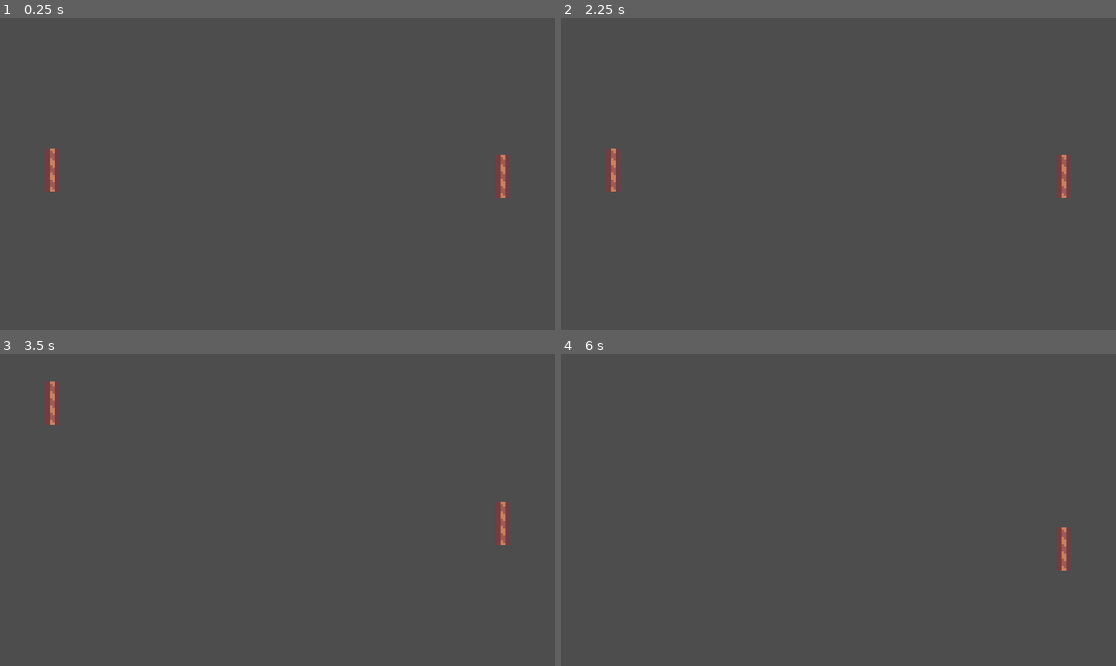
Above: before the commit, frames 1-4 (two rows, left to right).
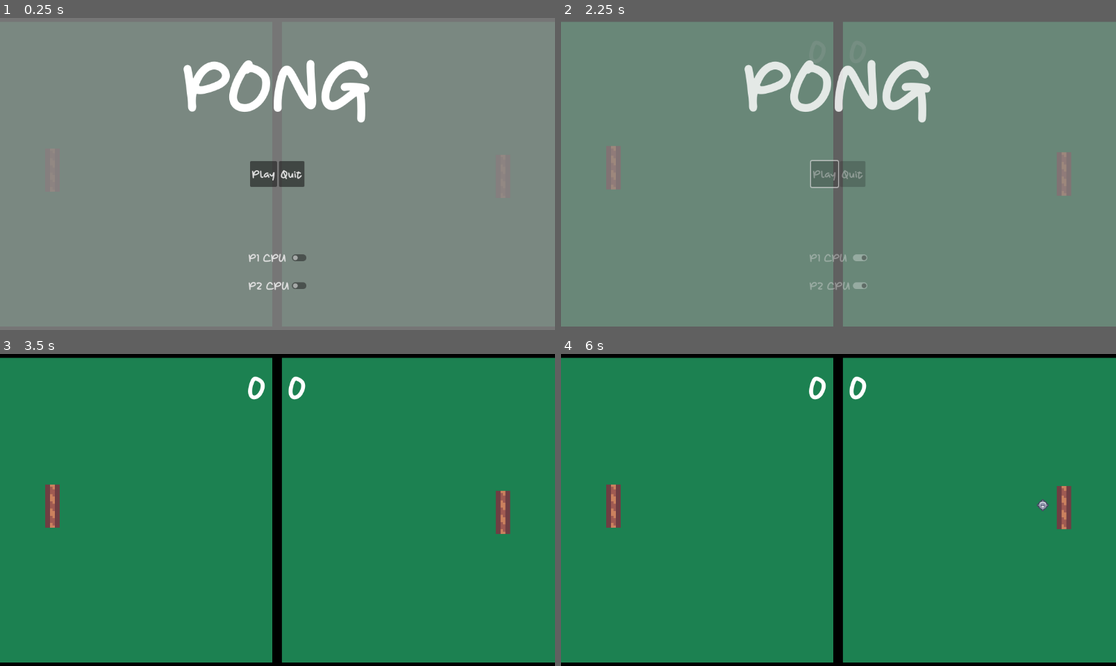
Above: after the commit, the same moments.

Repository: ConradBohm/PongGame
Game: Godot game, scene res://scenes/level/level.tscn
Same seed, same stepped clock (60 frames per second), same inputs: the game is played once before the commit and once after it.
Inputs (mouse positions are in pixels of both pictures, inside the frame that each line leads up to):
- Up to frame 1 (0.25 s): no input
- Up to frame 2 (2.25 s): click (838, 258) at 0.5 s, where only the run after the commit has a clickable "P1 CPU"; click (838, 286) at 1.25 s, where only the run after the commit has a clickable "P2 CPU"; click (821, 174) at 2 s, where only the run after the commit has a clickable "Play"
- Up to frame 3 (3.5 s): tap Enter at 2.75 s; move the mouse to (399, 494) at 2.77 s; hold W (up_p1) from 2.78 s (still down); tap Down (down_p2) at 2.85 s; click (399, 494) at 2.92 s
- Up to frame 4 (6 s): release W (up_p1) at 3.5 s; drag from (727, 525) to (810, 572) at 3.52 s; move the mouse to (894, 441) at 4.27 s; hold W (up_p1) 4.28-5 s; tap O at 4.35 s; tap Down (down_p2) at 4.55, 5.85 s; drag from (810, 572) to (672, 463) at 5.02 s; move the mouse to (1005, 556) at 5.77 s; hold S (down_p1) from 5.78 s (still down)

The runs differ from the first frame. In frame 1, 99% of the frame differs, in the area x 0-100%, y 0-100%; in frame 2, 96%; in frame 3, 100%; in frame 4, 100%.

Commit message:
finished up

Diff:
--- /dev/null
+++ b/globals/globals.gd
@@ -0,0 +1,21 @@
+extends Node
+
+signal update_scores
+
+var player1_score : int = 0:
+	set(value):
+		player1_score = value
+		update_scores.emit()
+
+var player2_score : int = 0:
+	set(value):
+		player2_score = value
+		update_scores.emit()
+
+var ball_location : Vector2:
+	set(value):
+		ball_location = value
+
+var ball_exists : bool = false:
+	set(value):
+		ball_exists = value
--- a/project.godot
+++ b/project.godot
@@ -14,6 +14,18 @@
 run/main_scene="res://scenes/level/level.tscn"
 config/features=PackedStringArray("4.1", "Mobile")
 config/icon="res://icon.svg"
+
+[autoload]
+
+Globals="*res://globals/globals.gd"
+
+[dotnet]
+
+project/assembly_name="PongGame"
+
+[editor_plugins]
+
+enabled=PackedStringArray("res://addons/script-ide/plugin.cfg")
 
 [input]
 
@@ -37,6 +49,16 @@
 "events": [Object(InputEventKey,"resource_local_to_scene":false,"resource_name":"","device":-1,"window_id":0,"alt_press …(182 unchanged characters)…
 ]
 }
+reset={
+"deadzone": 0.5,
+"events": [Object(InputEventKey,"resource_local_to_scene":false,"resource_name":"","device":-1,"window_id":0,"alt_pressed":false,"shift_pressed":false,"ctrl_pressed":false,"meta_pressed":false,"pressed":false,"keycode":0,"physical_keycode":82,"key_label":0,"unicode":114,"echo":false,"script":null)
+]
+}
+menu={
+"deadzone": 0.5,
+"events": [Object(InputEventKey,"resource_local_to_scene":false,"resource_name":"","device":-1,"window_id":0,"alt_pressed":false,"shift_pressed":false,"ctrl_pressed":false,"meta_pressed":false,"pressed":false,"keycode":0,"physical_keycode":4194305,"key_label":0,"unicode":0,"echo":false,"script":null)
+]
+}
 
 [layer_names]
 
--- /dev/null
+++ b/scenes/level/ball.gd
@@ -0,0 +1,14 @@
+extends RigidBody2D
+
+@onready var collision_sound : AudioStreamPlayer2D = $CollisionSound
+
+func _process(_delta):
+	Globals.ball_location = global_position
+
+
+func _on_timer_timeout():
+	linear_velocity *= 1.05
+
+
+func _on_body_exited(_body):
+	collision_sound.play(global_position.x)
--- /dev/null
+++ b/scenes/level/ball.tscn
@@ -0,0 +1,40 @@
+[gd_scene load_steps=6 format=3 uid="uid://qf4utxlf86fq"]
+
+[ext_resource type="Texture2D" uid="uid://dyq63q0euv4w6" path="res://resources/Tiles/Characters/tile_0008.png" id="1_4m1ns"]
+[ext_resource type="Script" path="res://scenes/level/ball.gd" id="1_u2irr"]
+[ext_resource type="AudioStream" uid="uid://e65xfsg3tqjx" path="res://resources/audio/collision.mp3" id="3_8ltsa"]
+
+[sub_resource type="PhysicsMaterial" id="PhysicsMaterial_l5r3m"]
+friction = 0.0
+bounce = 1.0
+
+[sub_resource type="CircleShape2D" id="CircleShape2D_iejhj"]
+
+[node name="Ball" type="RigidBody2D"]
+collision_layer = 8
+collision_mask = 7
+physics_material_override = SubResource("PhysicsMaterial_l5r3m")
+gravity_scale = 0.0
+max_contacts_reported = 10
+contact_monitor = true
+can_sleep = false
+lock_rotation = true
+linear_damp_mode = 1
+angular_damp_mode = 1
+script = ExtResource("1_u2irr")
+
+[node name="Sprite2D" type="Sprite2D" parent="."]
+texture = ExtResource("1_4m1ns")
+
+[node name="CollisionShape2D" type="CollisionShape2D" parent="."]
+shape = SubResource("CircleShape2D_iejhj")
+
+[node name="Timer" type="Timer" parent="."]
+wait_time = 5.0
+autostart = true
+
+[node name="CollisionSound" type="AudioStreamPlayer2D" parent="."]
+stream = ExtResource("3_8ltsa")
+
+[connection signal="body_exited" from="." to="." method="_on_body_exited"]
+[connection signal="timeout" from="Timer" to="." method="_on_timer_timeout"]
--- a/scenes/level/level.gd
+++ b/scenes/level/level.gd
@@ -1,35 +1,107 @@
 extends Node2D
 
-var p1_score : int
-var p2_score : int
+var is_p1_cpu : bool
+var is_p2_cpu : bool
+var ball_being_made : bool
+var ball_speed : int = 600
 
-var paddle : PackedScene = preload("res://scenes/paddle/paddle.tscn")
+var paddle_scene : PackedScene = preload("res://scenes/paddle/paddle.tscn")
+var ball_scene : PackedScene = preload("res://scenes/level/ball.tscn")
 
 
 # Called when the node enters the scene tree for the first time.
 func _ready():
-	p1_score = 0
-	p2_score = 0
+	init_game()
 
+func _unhandled_key_input(event):
+	if event.is_action_released("reset"):
+		reset_game()
+
+	if event.is_action("menu"):
+		$UI.show_menu()
+
+func init_game():
 	spawn_player("p1")
 	spawn_player("p2")
 
-# Called every frame. 'delta' is the elapsed time since the previous frame.
-func _process(_delta):
-	pass
+	Globals.player1_score = 0
+	Globals.player2_score = 0
 
-func spawn_player(player):
-	var player_instance = paddle.instantiate() as CharacterBody2D
+func spawn_player(player) -> void:
+	var paddle = paddle_scene.instantiate() as CharacterBody2D
 
 	if player == "p1":
-		player_instance.position = $SpawnLocations/Player1Spawn.global_position
-		player_instance.up_command = "up_p1"
-		player_instance.down_command = "down_p1"
+		paddle.position = $SpawnLocations/Player1Spawn.global_position
+		paddle.up_command = "up_p1"
+		paddle.down_command = "down_p1"
+		if is_p1_cpu:
+			paddle.is_cpu_controlled = true
 	elif player == "p2":
-		player_instance.position = $SpawnLocations/Player2Spawn.global_position
-		player_instance.up_command = "up_p2"
-		player_instance.down_command = "down_p2"
+		paddle.position = $SpawnLocations/Player2Spawn.global_position
+		paddle.up_command = "up_p2"
+		paddle.down_command = "down_p2"
+		paddle.rotation = PI
+		if is_p2_cpu:
+			paddle.is_cpu_controlled = true
 	else:
 		print("Must set player as 'p1' or 'p2'.")
 
-	$Paddles.add_child(player_instance)
+	$Units.add_child(paddle)
+
+
+func spawn_ball():
+	await get_tree().create_timer(0.1).timeout
+	for item in $Units.get_children():
+		if item is RigidBody2D or ball_being_made:
+			print("ball exists, not making a new one")
+			return
+
+	ball_being_made = true
+	var ball = ball_scene.instantiate() as RigidBody2D
+	ball.position = $SpawnLocations/BallSpawn.global_position
+
+	var choice = [-1.0, 1.0]
+	ball.linear_velocity = Vector2(choice[randi() % choice.size()], 0) * ball_speed # random left or right
+	ball.linear_velocity.y = randf_range(-0.3,0.3) * ball_speed
+
+	await get_tree().create_timer(3.0).timeout
+	$Units.add_child(ball)
+	Globals.ball_exists = true
+	ball_being_made = false
+
+
+func _on_right_goal_body_entered(body):
+	Globals.player1_score += 1
+	refresh_ball(body)
+
+func _on_left_goal_body_entered(body):
+	Globals.player2_score += 1
+	refresh_ball(body)
+
+func refresh_ball(body):
+	body.queue_free()
+	Globals.ball_exists = false
+	spawn_ball()
+
+
+func _on_ui_game_started():
+	reset_game()
+
+
+func _on_ui_game_quit():
+	get_tree().quit()
+
+
+func reset_game():
+	for child in $Units.get_children():
+		child.queue_free()
+
+	init_game()
+	spawn_ball()
+
+func _on_ui_p_1_cpu(is_paddle_cpu):
+	is_p1_cpu = is_paddle_cpu
+
+
+func _on_ui_p_2_cpu(is_paddle_cpu):
+	is_p2_cpu = is_paddle_cpu
--- a/scenes/level/level.tscn
+++ b/scenes/level/level.tscn
@@ -1,11 +1,93 @@
-[gd_scene load_steps=2 format=3 uid="uid://cgyl60ln0cix"]
+[gd_scene load_steps=7 format=3 uid="uid://cgyl60ln0cix"]
 
 [ext_resource type="Script" path="res://scenes/level/level.gd" id="1_0ym06"]
+[ext_resource type="PackedScene" uid="uid://b0ur6xwdqfbtk" path="res://scenes/user_interface/ui.tscn" id="2_avb0t"]
+[ext_resource type="Texture2D" uid="uid://c7xh6k70vu4tc" path="res://resources/Tiles/tile_0038.png" id="2_ypoea"]
+
+[sub_resource type="RectangleShape2D" id="RectangleShape2D_6tkr5"]
+size = Vector2(1155.5, 20)
+
+[sub_resource type="RectangleShape2D" id="RectangleShape2D_77108"]
+size = Vector2(73, 866)
+
+[sub_resource type="RectangleShape2D" id="RectangleShape2D_el51u"]
+size = Vector2(90, 884)
 
 [node name="Level" type="Node2D"]
 script = ExtResource("1_0ym06")
 
+[node name="Walls" type="Node2D" parent="."]
+metadata/_edit_group_ = true
+metadata/_edit_lock_ = true
+
+[node name="Sprite2D" type="Sprite2D" parent="Walls"]
+modulate = Color(0.619608, 0.733333, 0.619608, 1)
+position = Vector2(574.5, 330.5)
+scale = Vector2(64.8333, 37.7222)
+texture = ExtResource("2_ypoea")
+
+[node name="StaticBody2D" type="StaticBody2D" parent="Walls"]
+position = Vector2(2, 8)
+collision_layer = 2
+collision_mask = 9
+
+[node name="Sprite2D3" type="Sprite2D" parent="Walls/StaticBody2D"]
+modulate = Color(0, 0, 0, 1)
+position = Vector2(570, -10)
+scale = Vector2(64.5556, 1.11111)
+texture = ExtResource("2_ypoea")
+
+[node name="CollisionShape2D" type="CollisionShape2D" parent="Walls/StaticBody2D"]
+position = Vector2(570.5, -10)
+shape = SubResource("RectangleShape2D_6tkr5")
+
+[node name="StaticBody2D2" type="StaticBody2D" parent="Walls"]
+position = Vector2(0, -9)
+collision_layer = 2
+collision_mask = 9
+
+[node name="Sprite2D2" type="Sprite2D" parent="Walls/StaticBody2D2"]
+modulate = Color(0, 0, 0, 1)
+position = Vector2(575.75, 660)
+scale = Vector2(64.1944, 1.11111)
+texture = ExtResource("2_ypoea")
+
+[node name="CollisionShape2D" type="CollisionShape2D" parent="Walls/StaticBody2D2"]
+position = Vector2(575.75, 660)
+shape = SubResource("RectangleShape2D_6tkr5")
+
+[node name="Sprite2D2" type="Sprite2D" parent="Walls"]
+modulate = Color(0, 0, 0, 1)
+position = Vector2(575, 301)
+rotation = 1.5708
+scale = Vector2(63.9444, 1.11111)
+texture = ExtResource("2_ypoea")
+
+[node name="Goals" type="Node2D" parent="."]
+metadata/_edit_lock_ = true
+metadata/_edit_group_ = true
+
+[node name="RightGoal" type="Area2D" parent="Goals"]
+position = Vector2(1237, 340)
+collision_layer = 4
+collision_mask = 8
+
+[node name="CollisionShape2D" type="CollisionShape2D" parent="Goals/RightGoal"]
+position = Vector2(-45, 8)
+shape = SubResource("RectangleShape2D_77108")
+
+[node name="LeftGoal" type="Area2D" parent="Goals"]
+position = Vector2(-91, 287)
+collision_layer = 4
+collision_mask = 8
+
+[node name="CollisionShape2D" type="CollisionShape2D" parent="Goals/LeftGoal"]
+position = Vector2(39, 47)
+shape = SubResource("RectangleShape2D_el51u")
+
 [node name="SpawnLocations" type="Node2D" parent="."]
+metadata/_edit_group_ = true
+metadata/_edit_lock_ = true
 
 [node name="Player1Spawn" type="Marker2D" parent="SpawnLocations"]
 position = Vector2(109, 316)
@@ -13,4 +95,16 @@
 [node name="Player2Spawn" type="Marker2D" parent="SpawnLocations"]
 position = Vector2(1044, 329)
 
-[node name="Paddles" type="Node2D" parent="."]
+[node name="BallSpawn" type="Marker2D" parent="SpawnLocations"]
+position = Vector2(572, 318)
+
+[node name="Units" type="Node2D" parent="."]
+
+[node name="UI" parent="." instance=ExtResource("2_avb0t")]
+
+[connection signal="body_entered" from="Goals/RightGoal" to="." method="_on_right_goal_body_entered"]
+[connection signal="body_entered" from="Goals/LeftGoal" to="." method="_on_left_goal_body_entered"]
+[connection signal="game_quit" from="UI" to="." method="_on_ui_game_quit"]
+[connection signal="game_started" from="UI" to="." method="_on_ui_game_started"]
+[connection signal="p1_cpu" from="UI" to="." method="_on_ui_p_1_cpu"]
+[connection signal="p2_cpu" from="UI" to="." method="_on_ui_p_2_cpu"]
--- a/scenes/paddle/paddle.gd
+++ b/scenes/paddle/paddle.gd
@@ -1,17 +1,42 @@
 extends CharacterBody2D
-
 
 const SPEED : float = 300.0
 var up_command : String
 var down_command : String
 
+@onready var initial_position : Vector2 = global_position
+
+@export var is_cpu_controlled : bool = false
+
+
 func _physics_process(delta):
+	var target : Vector2
+
+	if is_cpu_controlled:
+		if Globals.ball_exists:
+			target = Globals.ball_location
+		else:
+			target = initial_position
+
+		cpu_control(delta, target)
+	else:
+		player_control(delta)
+
+	move_and_slide()
+
+func cpu_control(delta, location):
+	if location.y <= position.y:
+		velocity.y = -1 * SPEED * delta
+		position += velocity
+	else:
+		velocity.y = SPEED * delta
+		position += velocity
+
+func player_control(delta):
 	if Input.is_action_pressed(up_command):
-		velocity.y = -1 * SPEED * delta
+		velocity.y = -1 * (SPEED - 60.0) * delta
 		position += velocity
 
 	if Input.is_action_pressed(down_command):
-		velocity.y = SPEED * delta
+		velocity.y = (SPEED - 60.0) * delta
 		position += velocity
-
-	move_and_slide()
--- a/scenes/paddle/paddle.tscn
+++ b/scenes/paddle/paddle.tscn
@@ -1,18 +1,18 @@
-[gd_scene load_steps=4 format=3 uid="uid://bmg0a6omti06x"]
+[gd_scene load_steps=3 format=3 uid="uid://bmg0a6omti06x"]
 
 [ext_resource type="Texture2D" uid="uid://crxx5p5rgms0f" path="res://resources/Tiles/tile_0089.png" id="1_c28vn"]
 [ext_resource type="Script" path="res://scenes/paddle/paddle.gd" id="1_kcb3e"]
 
-[sub_resource type="RectangleShape2D" id="RectangleShape2D_lv3bn"]
-size = Vector2(6, 18)
-
 [node name="Paddle" type="CharacterBody2D"]
 scale = Vector2(5, 5)
-collision_mask = 10
+collision_mask = 2
+motion_mode = 1
+slide_on_ceiling = false
+platform_on_leave = 2
 script = ExtResource("1_kcb3e")
 
 [node name="Sprite2D" type="Sprite2D" parent="."]
 texture = ExtResource("1_c28vn")
 
-[node name="CollisionShape2D" type="CollisionShape2D" parent="."]
-shape = SubResource("RectangleShape2D_lv3bn")
+[node name="CollisionPolygon2D" type="CollisionPolygon2D" parent="."]
+polygon = PackedVector2Array(3, 0, 3, -2.4, 2.8, -6.2, 2.4, -8.4, 2, -8.8, 1.4, -9, -3, -9, -3, 9, 1.2, 9, 1.8, 8.6, 2.4, 8, 2.8, 6, 3, 2.4)
--- /dev/null
+++ b/scenes/user_interface/ui.gd
@@ -0,0 +1,63 @@
+extends CanvasLayer
+
+signal game_started
+signal game_quit
+signal p1_cpu(is_paddle_cpu)
+signal p2_cpu(is_paddle_cpu)
+
+@onready var player1_score : Label = $Player1Score
+@onready var player2_score : Label = $Player2Score
+@onready var main_menu : Control = $Control
+@onready var button_sound : AudioStreamPlayer2D = $AudioStreamPlayer2D
+
+func _ready():
+	player1_score.modulate = Color(1.0,1.0,1.0,0.0)
+	player2_score.modulate = Color(1.0,1.0,1.0,0.0)
+	Globals.connect("update_scores", update_text)
+
+func update_text():
+	player1_score.text = str(Globals.player1_score)
+	player2_score.text = str(Globals.player2_score)
+
+func show_menu():
+	$Control/HBoxContainer/PlayButton.disabled = false
+	$Control/HBoxContainer/QuitButton.disabled = false
+	$"Control/VBoxContainer/P1 CPU".disabled = false
+	$"Control/VBoxContainer/P2 CPU".disabled = false
+
+	var tween = create_tween()
+	tween.set_parallel(true)
+	tween.tween_property(main_menu, "modulate", Color(1.0,1.0,1.0,1.0), 1.0)
+	tween.tween_property(player1_score, "modulate", Color(1.0,1.0,1.0,0.0), 1.0)
+	tween.tween_property(player2_score, "modulate", Color(1.0,1.0,1.0,0.0), 1.0)
+
+func _on_play_button_pressed():
+	button_sound.play()
+
+	$Control/HBoxContainer/PlayButton.disabled = true
+	$Control/HBoxContainer/QuitButton.disabled = true
+	$"Control/VBoxContainer/P1 CPU".disabled = true
+	$"Control/VBoxContainer/P2 CPU".disabled = true
+
+	var tween = create_tween()
+	tween.set_parallel(true)
+	tween.tween_property(main_menu, "modulate", Color(1.0,1.0,1.0,0.0), 1.0)
+	tween.tween_property(player1_score, "modulate", Color(1.0,1.0,1.0,1.0), 1.0)
+	tween.tween_property(player2_score, "modulate", Color(1.0,1.0,1.0,1.0), 1.0)
+
+	game_started.emit()
+
+
+func _on_quit_button_pressed():
+	game_quit.emit()
+
+
+
+func _on_p_1_cpu_toggled(button_pressed):
+	button_sound.play()
+	p1_cpu.emit(button_pressed)
+
+
+func _on_p_2_cpu_toggled(button_pressed):
+	button_sound.play()
+	p2_cpu.emit(button_pressed)
--- /dev/null
+++ b/scenes/user_interface/ui.tscn
@@ -0,0 +1,117 @@
+[gd_scene load_steps=4 format=3 uid="uid://b0ur6xwdqfbtk"]
+
+[ext_resource type="FontFile" uid="uid://dflg3bb1odgoy" path="res://resources/Fonts/Paultine Groovy.otf" id="1_fl1xu"]
+[ext_resource type="Script" path="res://scenes/user_interface/ui.gd" id="1_vf08o"]
+[ext_resource type="AudioStream" uid="uid://cbsotfvng7cxq" path="res://resources/audio/click.mp3" id="3_avmys"]
+
+[node name="UI" type="CanvasLayer"]
+script = ExtResource("1_vf08o")
+
+[node name="Player1Score" type="Label" parent="."]
+anchors_preset = 5
+anchor_left = 0.5
+anchor_right = 0.5
+offset_left = -61.0
+offset_top = -1.0
+offset_right = -24.0
+offset_bottom = 144.0
+grow_horizontal = 2
+theme_override_fonts/font = ExtResource("1_fl1xu")
+theme_override_font_sizes/font_size = 50
+text = "0"
+
+[node name="Player2Score" type="Label" parent="."]
+anchors_preset = 5
+anchor_left = 0.5
+anchor_right = 0.5
+offset_left = 23.0
+offset_top = -1.0
+offset_right = 63.0
+offset_bottom = 144.0
+grow_horizontal = 2
+theme_override_fonts/font = ExtResource("1_fl1xu")
+theme_override_font_sizes/font_size = 50
+text = "0"
+
+[node name="Control" type="Control" parent="."]
+layout_mode = 3
+anchors_preset = 15
+anchor_right = 1.0
+anchor_bottom = 1.0
+grow_horizontal = 2
+grow_vertical = 2
+
+[node name="ColorRect" type="ColorRect" parent="Control"]
+layout_mode = 1
+anchors_preset = 15
+anchor_right = 1.0
+anchor_bottom = 1.0
+grow_horizontal = 2
+grow_vertical = 2
+color = Color(0.537255, 0.537255, 0.537255, 0.862745)
+
+[node name="MarginContainer" type="MarginContainer" parent="Control"]
+layout_mode = 1
+anchors_preset = 5
+anchor_left = 0.5
+anchor_right = 0.5
+grow_horizontal = 2
+
+[node name="Label" type="Label" parent="Control/MarginContainer"]
+layout_mode = 2
+theme_override_fonts/font = ExtResource("1_fl1xu")
+theme_override_font_sizes/font_size = 100
+text = "PONG"
+
+[node name="HBoxContainer" type="HBoxContainer" parent="Control"]
+layout_mode = 1
+anchors_preset = 15
+anchor_right = 1.0
+anchor_bottom = 1.0
+grow_horizontal = 2
+grow_vertical = 2
+alignment = 1
+
+[node name="PlayButton" type="Button" parent="Control/HBoxContainer"]
+layout_mode = 2
+size_flags_vertical = 4
+theme_override_fonts/font = ExtResource("1_fl1xu")
+text = "Play"
+
+[node name="QuitButton" type="Button" parent="Control/HBoxContainer"]
+layout_mode = 2
+size_flags_vertical = 4
+theme_override_fonts/font = ExtResource("1_fl1xu")
+text = "Quit"
+
+[node name="VBoxContainer" type="VBoxContainer" parent="Control"]
+layout_mode = 1
+anchors_preset = 7
+anchor_left = 0.5
+anchor_top = 1.0
+anchor_right = 0.5
+anchor_bottom = 1.0
+offset_left = -51.0
+offset_top = -177.0
+offset_right = 52.0
+grow_horizontal = 2
+grow_vertical = 0
+
+[node name="P1 CPU" type="CheckButton" parent="Control/VBoxContainer"]
+layout_mode = 2
+theme_override_fonts/font = ExtResource("1_fl1xu")
+text = "P1 CPU"
+
+[node name="P2 CPU" type="CheckButton" parent="Control/VBoxContainer"]
+layout_mode = 2
+theme_override_fonts/font = ExtResource("1_fl1xu")
+text = "P2 CPU"
+
+[node name="AudioStreamPlayer2D" type="AudioStreamPlayer2D" parent="."]
+stream = ExtResource("3_avmys")
+volume_db = 2.0
+
+[connection signal="pressed" from="Control/HBoxContainer/PlayButton" to="." method="_on_play_button_pressed"]
+[connection signal="pressed" from="Control/HBoxContainer/QuitButton" to="." method="_on_quit_button_pressed"]
+[connection signal="toggled" from="Control/VBoxContainer/P1 CPU" to="." method="_on_p_1_cpu_toggled"]
+[connection signal="toggled" from="Control/VBoxContainer/P2 CPU" to="." method="_on_p_2_cpu_toggled"]
Not shown, added: addons/script-ide/Popup.gd
Not shown, added: addons/script-ide/icon/class.svg
Not shown, added: addons/script-ide/icon/class.svg.import
Not shown, added: addons/script-ide/icon/constant.svg
Not shown, added: addons/script-ide/icon/constant.svg.import
Not shown, added: addons/script-ide/icon/export.svg
Not shown, added: addons/script-ide/icon/export.svg.import
Not shown, added: addons/script-ide/icon/func.svg
Not shown, added: addons/script-ide/icon/func.svg.import
Not shown, added: addons/script-ide/icon/func_get.svg
Not shown, added: addons/script-ide/icon/func_get.svg.import
Not shown, added: addons/script-ide/icon/func_set.svg
(and 23 more such lines)
